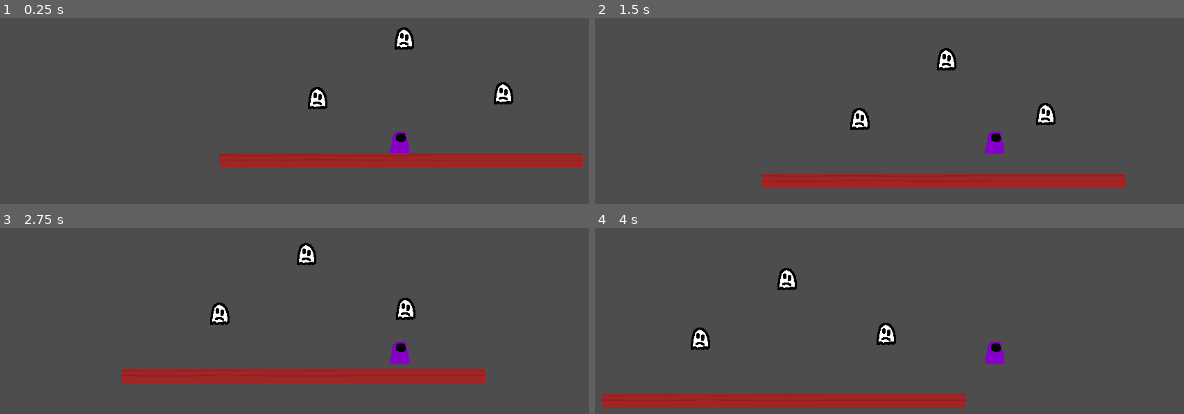
Above: before the commit, frames 1-4 (two rows, left to right).
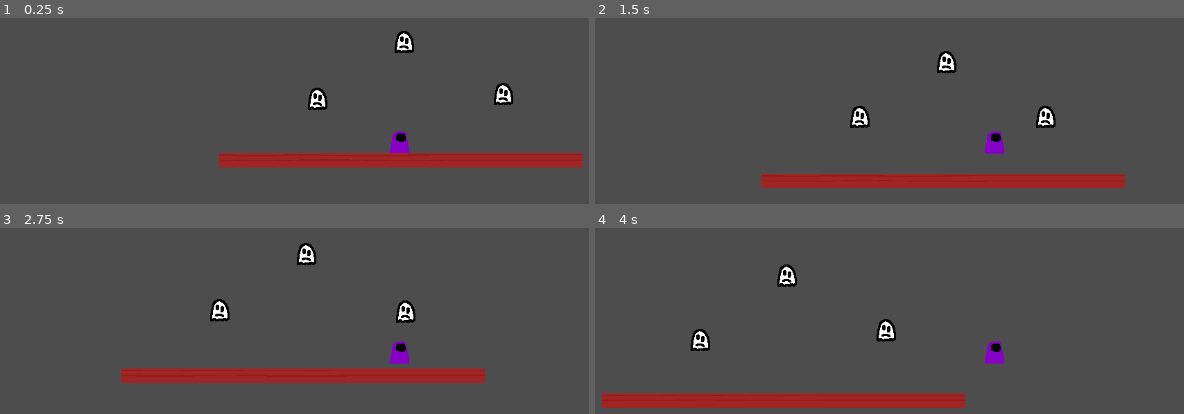
Above: after the commit, the same moments.

Repository: PeachPie413/rgdc-gamejam-2024
Game: Godot game, scene res://scenes/main.tscn
Same seed, same stepped clock (60 frames per second), same inputs: the game is played once before the commit and once after it.
Inputs (mouse positions are in pixels of both pictures, inside the frame that each line leads up to):
- Up to frame 1 (0.25 s): no input
- Up to frame 2 (1.5 s): tap Enter at 0.5 s; move the mouse to (1172, 120) at 0.52 s; press the mouse at (1172, 120) at 0.53 s; hold D (move_right) from 0.53 s (still down); tap Space (jump) at 0.77 s; move the mouse to (836, 164) at 1.27 s; release the mouse at (836, 164) at 1.28 s; click (836, 164) at 1.35 s
- Up to frame 3 (2.75 s): tap Space (jump) at 1.52 s; move the mouse to (477, 254) at 2.02 s; release D (move_right) at 2.03 s; press the mouse at (477, 254) at 2.03 s; hold A (move_left) from 2.03 s (still down)
- Up to frame 4 (4 s): move the mouse to (outside the picture) at 2.77 s; release A (move_left) at 2.78 s; release the mouse at (outside the picture) at 2.78 s; hold D (move_right) from 2.78 s (still down); click (outside the picture) at 2.85 s; tap Space (jump) at 3.02, 3.77 s; move the mouse to (outside the picture) at 3.52 s; press the mouse at (outside the picture) at 3.53 s

The runs differ from the first frame. In frame 1, 0.5% of the frame differs, in the area x 52-88%, y 4-50%; in frame 2, 0.8%, in the area x 43-79%, y 16-61%; in frame 3, 0.6%; in frame 4, 0.8%.

Commit message:
Soul rename and extends fix

Diff:
--- a/scenes/soul.tscn
+++ b/scenes/soul.tscn
@@ -1,10 +1,10 @@
 [gd_scene load_steps=4 format=3 uid="uid://cefecf8xwdrr"]
 
-[ext_resource type="Script" path="res://scripts/ghost.gd" id="1_dewtx"]
+[ext_resource type="Script" path="res://scripts/soul.gd" id="1_dewtx"]
 [ext_resource type="Texture2D" uid="uid://lcjhoqv4q21m" path="res://sprites/ghost.png" id="2_lpjn2"]
 
 [sub_resource type="CircleShape2D" id="CircleShape2D_88csg"]
-radius = 18.0
+radius = 23.0
 
 [node name="Soul" type="Area2D"]
 script = ExtResource("1_dewtx")
--- /dev/null
+++ b/scripts/soul.gd
@@ -0,0 +1,23 @@
+extends Area2D
+
+@onready var rng = RandomNumberGenerator.new()
+
+# Amount soul floats up and down by
+@export var floatieMult = 5
+var offset
+
+
+# Called when the node enters the scene tree for the first time.
+func _ready() -> void:
+	rng.seed = hash(self.position)
+	offset = rng.randf() * TAU
+	pass # Replace with function body.
+
+
+# Called every frame. 'delta' is the elapsed time since the previous frame.
+func _process(delta: float) -> void:
+	var time = Time.get_ticks_msec() / 1000; # Time in seconds
+
+	get_node("Sprite").offset.y = sin(time + offset) * floatieMult
+
+	pass
